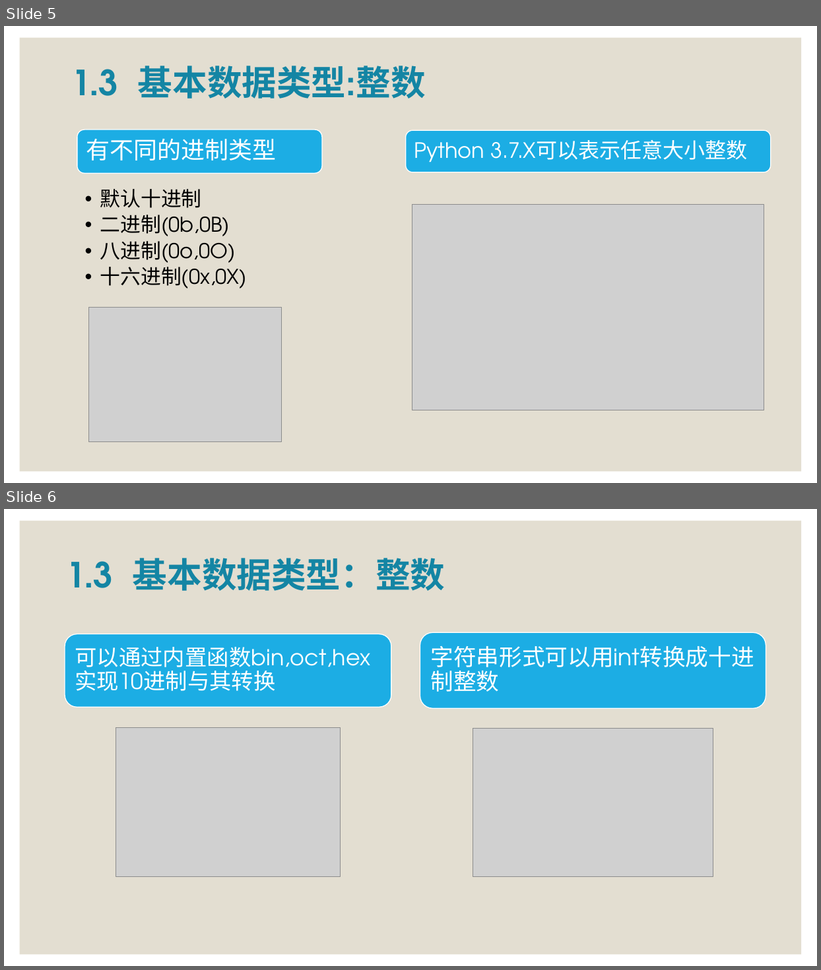
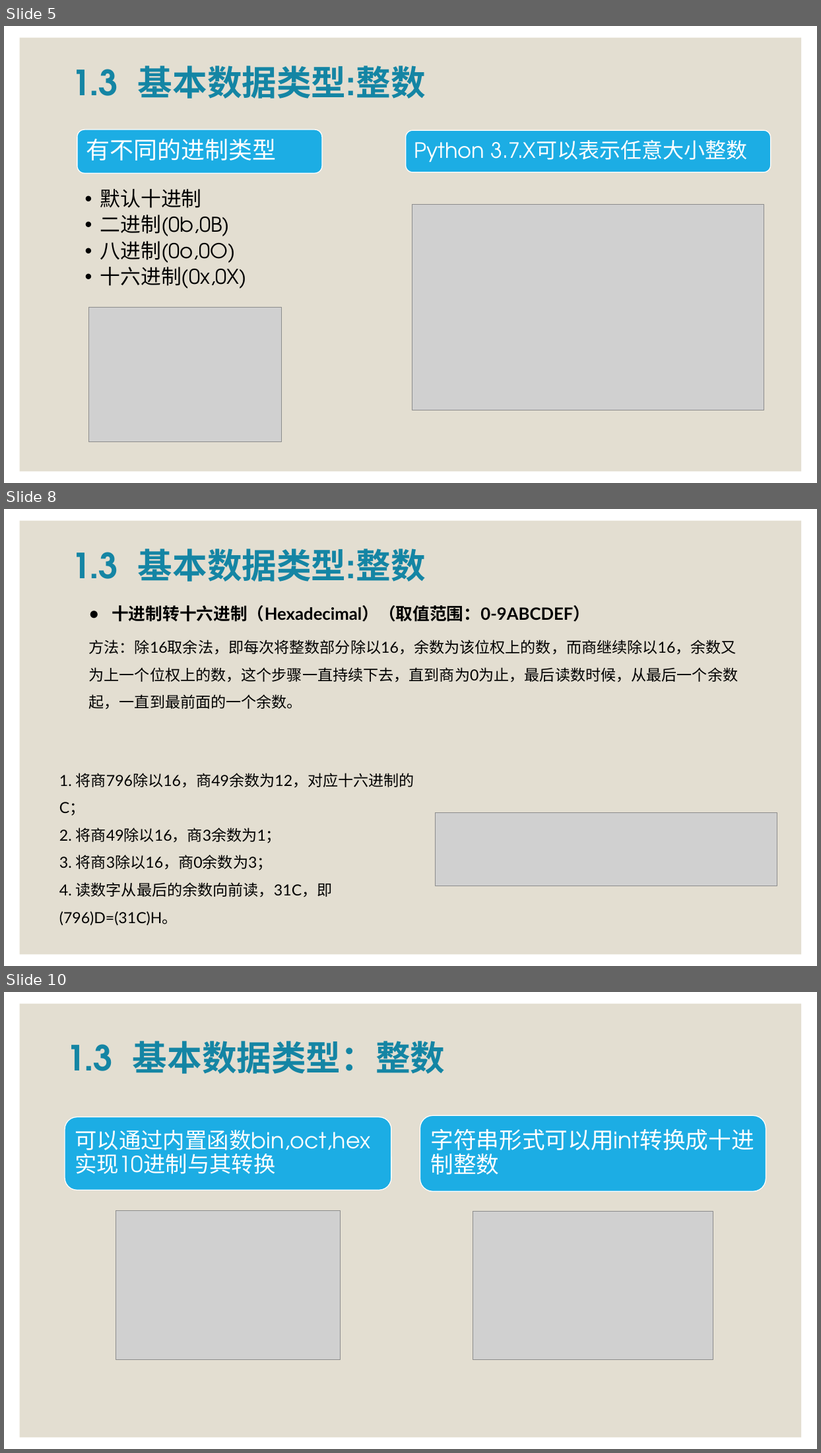
Before and after one commit to zhangjianzhang/programming_basics, a slide deck: files/slides/lecture_1.pptx. Shown one above the other, each under a label of ours: slides 5 and 6 before the commit, slides 5, 8 and 10 after it; the slides between them are not shown. The pictures are 821x970 and 821x1453 pixels, drawn with LibreOffice and Linux fonts; fonts in the diff are those of the drawing; grey boxes stand for pictures. Boxes give left, top, right and bottom in pixels: in the first picture for what was removed or moved away, otherwise in the second. Text is boxed around its words. In the diff, an @@ line names an element or a change of style, - is before the commit and + after.

```diff
--- a/files/slides/lecture_1.pptx
+++ b/files/slides/lecture_1.pptx
@@ slide 8 added at <box>4,509,817,966</box>, background #FFFFFF; not listed: 1 template element that a slide beside it also shows @@
@@ text added at <box>71,549,426,582</box>, 41 pt, text #1485A4, bold @@
+1.3 基本数据类型:整数
@@ text added at <box>89,605,739,710</box>, 18 pt, text #000000 @@
+● 十进制转十六进制（Hexadecimal）（取值范围：0-9ABCDEF）
+方法：除16取余法，即每次将整数部分除以16，余数为该位权上的数，而商继续除以16，余数又为上一个位权上的数，这个步骤一直持续下去，直到商为0为止，最后读数时候，从最后一个余数起，一直到最前面的一个余数。
@@ text added at <box>59,773,415,925</box>, 18 pt, text #000000 @@
+1. 将商796除以16，商49余数为12，对应十六进制的C；
+2. 将商49除以16，商3余数为1；
+3. 将商3除以16，商0余数为3；
+4. 读数字从最后的余数向前读，31C，即(796)D=(31C)H。
@@ picture added at <box>435,813,778,886</box> @@
@@ what was slide 6 is now slide 10 @@
```
Also in this commit, not shown: 1 slide changed, 3 other slides added, 5 other files.
